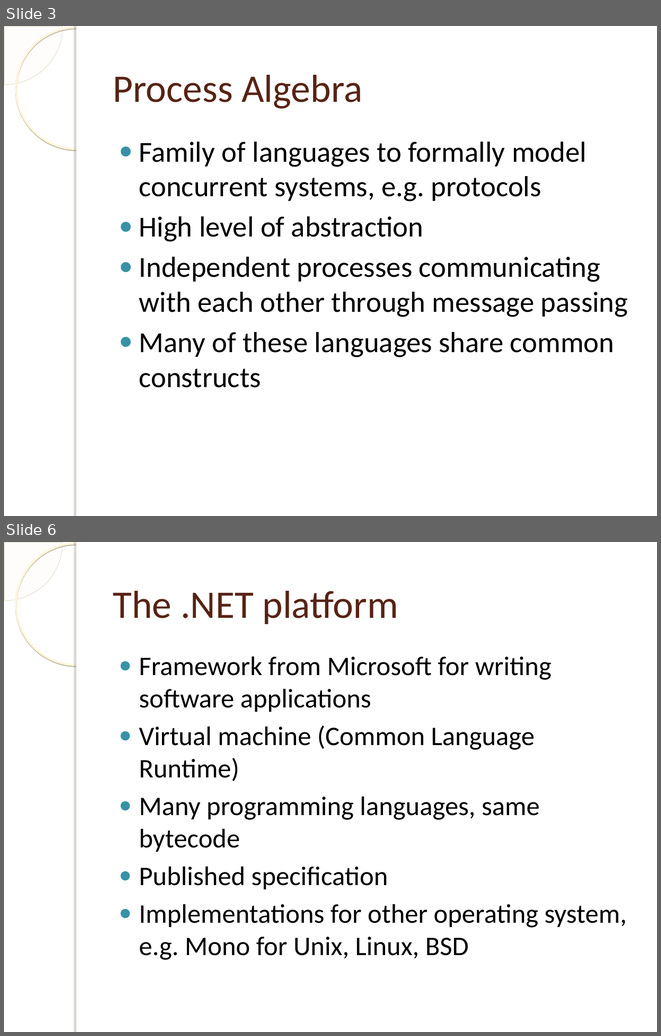
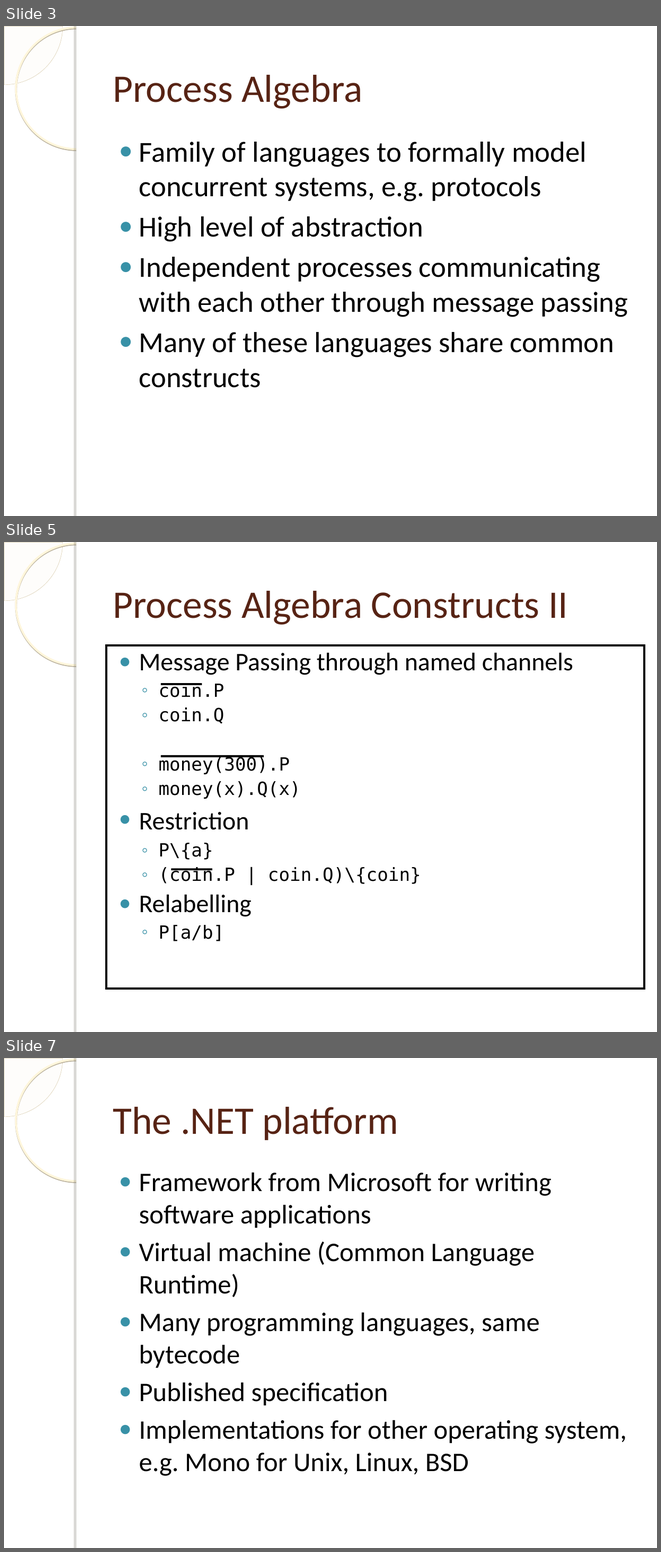
Before and after one commit to einaregilsson/Process-Language-Runtime, a slide deck: presentation.ppt. Shown one above the other, each under a label of ours: slides 3 and 6 before the commit, slides 3, 5 and 7 after it; the slides between them are not shown. The pictures are 661x1036 and 661x1552 pixels, drawn with LibreOffice and Linux fonts; fonts in the diff are those of the drawing; background and template pictures are left out. Boxes give left, top, right and bottom in pixels: in the first picture for what was removed or moved away, otherwise in the second. Text is boxed around its words. In the diff, an @@ line names an element or a change of style, - is before the commit and + after.

```diff
--- a/presentation.ppt
+++ b/presentation.ppt
@@ slide 5 added at [4,542,657,1032], background picture (left out); not listed: 4 template elements that a slide beside it also shows @@
@@ text added at [113,591,568,625], 43 pt, text #572314 @@
+Process Algebra Constructs II
@@ rectangle added at [106,645,644,988], outline #000000 2.24 pt, 20 pt, text #000000 @@
+● Message Passing through named channels
+  ◦ coin.P
+  ◦ coin.Q
+  ◦ money(300).P
+  ◦ money(x).Q(x)
+● Restriction
+  ◦ P\{a}
+  ◦ (coin.P | coin.Q)\{coin}
+● Relabelling
+  ◦ P[a/b]
@@ line added from (161, 685) to (202, 685), #000000 2.24 pt @@
@@ line added from (161, 756) to (264, 756), #000000 2.24 pt @@
@@ line added from (171, 869) to (212, 869), #000000 2.24 pt @@
@@ what was slide 6 is now slide 7 @@
```
Also in this commit, not shown: 6 slides changed.
